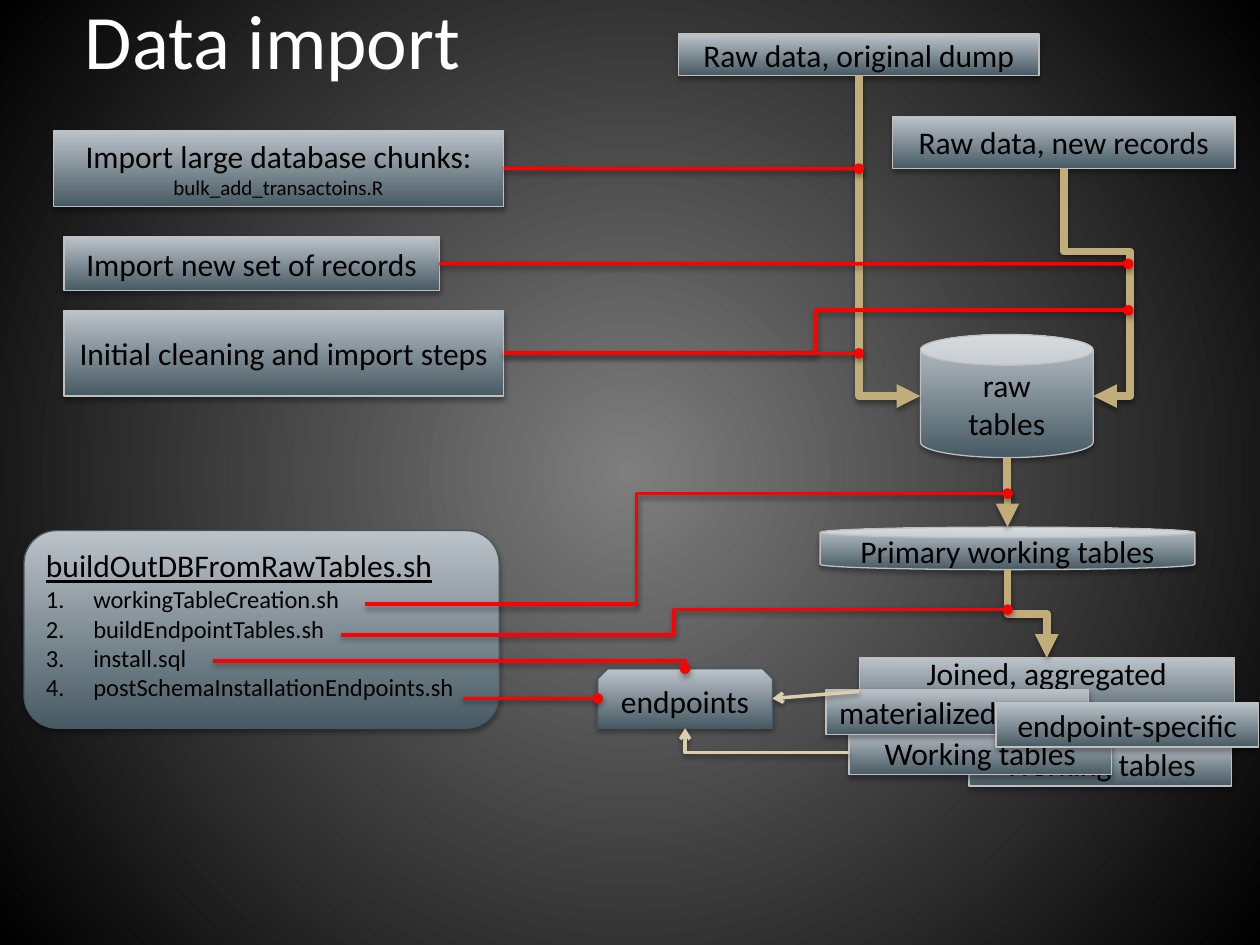
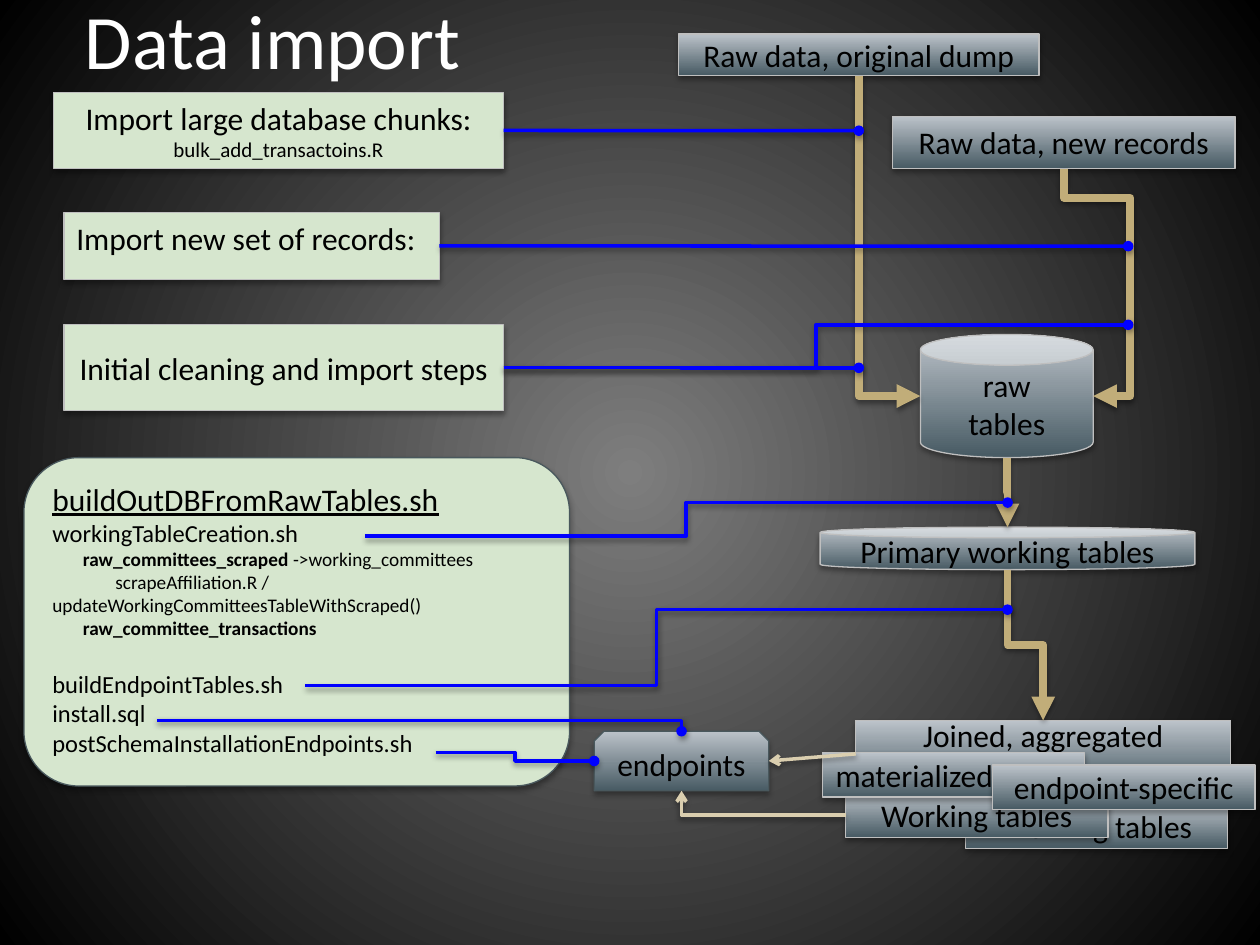
Before and after one commit to hackoregon/btc-backend, a slide deck: slide 6 of infrastructure.pptx. Drawn at 1260x945 pixels with LibreOffice and Linux fonts; fonts in the diff are those of the drawing. Boxes give left, top, right and bottom in pixels: in the first picture for what was removed or moved away, otherwise in the second. Text is boxed around its words. In the diff, an @@ line names an element or a change of style, - is before the commit and + after.

Commit message:
committees in search results, grassroots updates

```diff
--- a/infrastructure.pptx
+++ b/infrastructure.pptx
@@ rectangle "Import large database chunks:": place and size @@
-rectangle "Import large database chunks:" at [54,130,504,207]
+rectangle "Import large database chunks:" at [54,92,504,169]
@@ arrow moved from (504, 169) - (859, 169) to (504, 131) - (859, 131) @@
@@ arrow (504, 131) - (859, 131): stroke #FF0000 2 pt to #0000FF 2 pt @@
@@ elbow arrow (1063, 169) - (1094, 396): route changed @@
@@ rectangle "Import new set of records:": place and size @@
-rectangle "Import new set of records:" at [64,237,440,291]
+rectangle "Import new set of records:" at [64,213,440,280]
@@ rectangle "Import new set of records:" at [64,213,440,280]: vertical alignment middle to top; fill gradient #485B63 to #BDC6CA to #D6E6CE @@
@@ text in rectangle at [76,228,416,255]: text changed @@
-Import new set of records
+Import new set of records:
@@ arrow moved from (440, 263) - (1128, 263) to (440, 246) - (1128, 246) @@
@@ arrow (440, 246) - (1128, 246): stroke #FF0000 2 pt to #0000FF 2 pt @@
@@ elbow arrow (504, 368) - (1128, 325): stroke #FF0000 2 pt to #0000FF 2 pt @@
@@ 2 elbow arrows, 1 rectangle: place and size @@
-2 elbow arrows, 1 rectangle at [64,310,1128,396]
+2 elbow arrows, 1 rectangle at [64,325,1128,411]
@@ elbow arrow (504, 368) - (859, 368): stroke #FF0000 2 pt to #0000FF 2 pt @@
@@ fill gradient #485B63 to #BDC6CA to #D6E6CE in 3 elements at [64,325,504,411], [54,92,504,169], [24,457,570,786] @@
@@ rounded rectangle "buildOutDBFromRawTables.sh": place and size @@
-rounded rectangle "buildOutDBFromRawTables.sh" at [24,530,499,728]
+rounded rectangle "buildOutDBFromRawTables.sh" at [24,457,570,786]
@@ elbow arrow moved from (364, 605) - (1008, 494) to (364, 536) - (1008, 503) @@
@@ elbow arrow (364, 536) - (1008, 503): stroke #FF0000 2 pt to #0000FF 2 pt @@
@@ text in rounded rectangle at [52,525,412,756]: bullet 1. to none @@
@@ text in rounded rectangle at [52,552,473,638]: paragraphs added @@
+raw_committees_scraped ->working_committees
+scrapeAffiliation.R / updateWorkingCommitteesTableWithScraped()
+raw_committee_transactions
@@ elbow arrow moved from (1008, 570) - (1047, 658) to (1008, 570) - (1043, 721) @@
@@ elbow arrow moved from (340, 635) - (1008, 610) to (305, 685) - (1008, 610) @@
@@ elbow arrow (305, 685) - (1008, 610): stroke #FF0000 2 pt to #0000FF 2 pt @@
@@ elbow arrow moved from (213, 662) - (685, 669) to (158, 721) - (682, 731) @@
@@ elbow arrow (158, 721) - (682, 731): stroke #FF0000 2 pt to #0000FF 2 pt @@
@@ snip same rect "endpoints": place and size @@
-snip same rect "endpoints" at [597,669,772,728]
+snip same rect "endpoints" at [595,731,770,790]
@@ elbow arrow moved from (462, 698) - (597, 698) to (436, 752) - (595, 761) @@
@@ elbow arrow (436, 752) - (595, 761): stroke #FF0000 2 pt to #0000FF 2 pt @@
@@ 3 rectangles, 1 arrow: place and size @@
-3 rectangles, 1 arrow at [772,690,1259,775]
+3 rectangles, 1 arrow at [769,752,1255,837]
@@ 2 rectangles, 1 elbow arrow: place and size @@
-2 rectangles, 1 elbow arrow at [685,658,1235,785]
+2 rectangles, 1 elbow arrow at [682,721,1231,848]
```
Also in this commit, not shown: 1 other slide changed, 15 other files.
